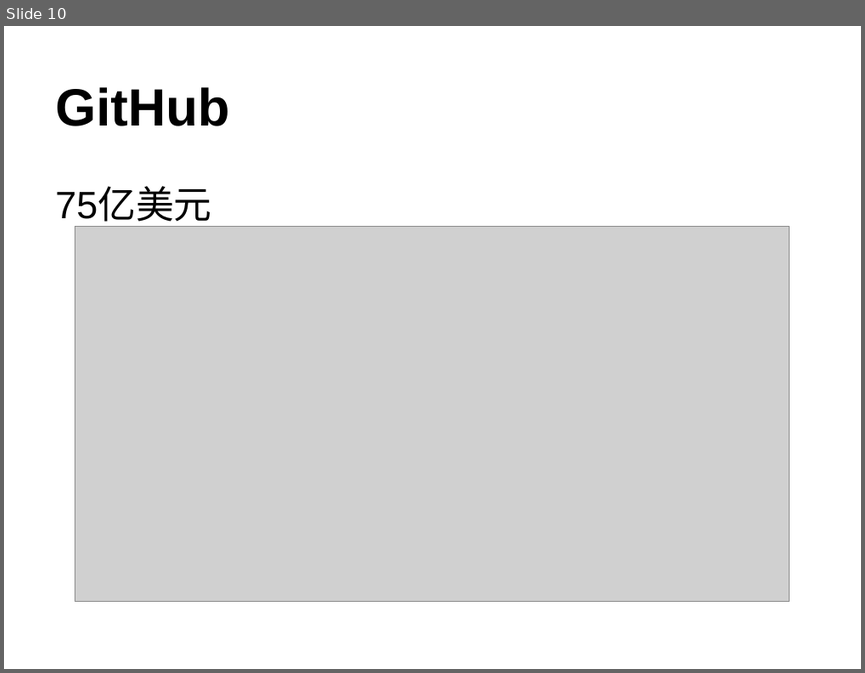
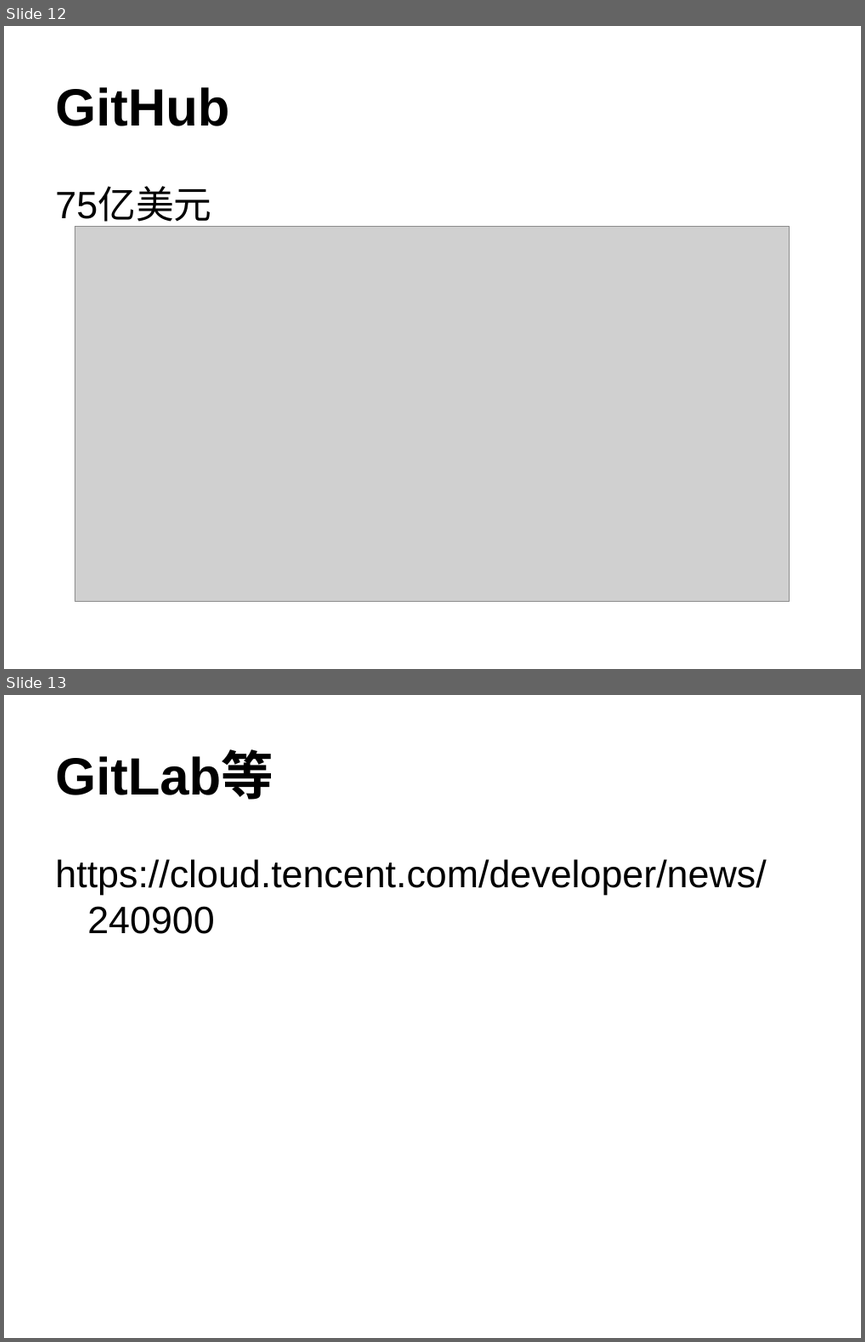
Before and after one commit to lxmxhh/git-intro, a slide deck: Git.ppt. Shown one above the other, each under a label of ours: slide 10 before the commit, slides 12 and 13 after it. The pictures are 865x673 and 865x1342 pixels, drawn with LibreOffice and Linux fonts; fonts in the diff are those of the drawing; grey boxes stand for pictures. Boxes give left, top, right and bottom in pixels: in the first picture for what was removed or moved away, otherwise in the second. Text is boxed around its words. In the diff, an @@ line names an element or a change of style, - is before the commit and + after.

```diff
--- a/Git.ppt
+++ b/Git.ppt
@@ slide 13 added at [4,695,861,1338], background #FFFFFF @@
@@ title added at [55,753,273,800], 44 pt, text #000000, bold @@
+GitLab等
@@ text added at [55,859,766,934], 32 pt, text #000000 @@
+https://cloud.tencent.com/developer/news/240900
@@ what was slide 10 is now slide 12 @@
```
Also in this commit, not shown: 2 slides changed, 3 other slides added.
